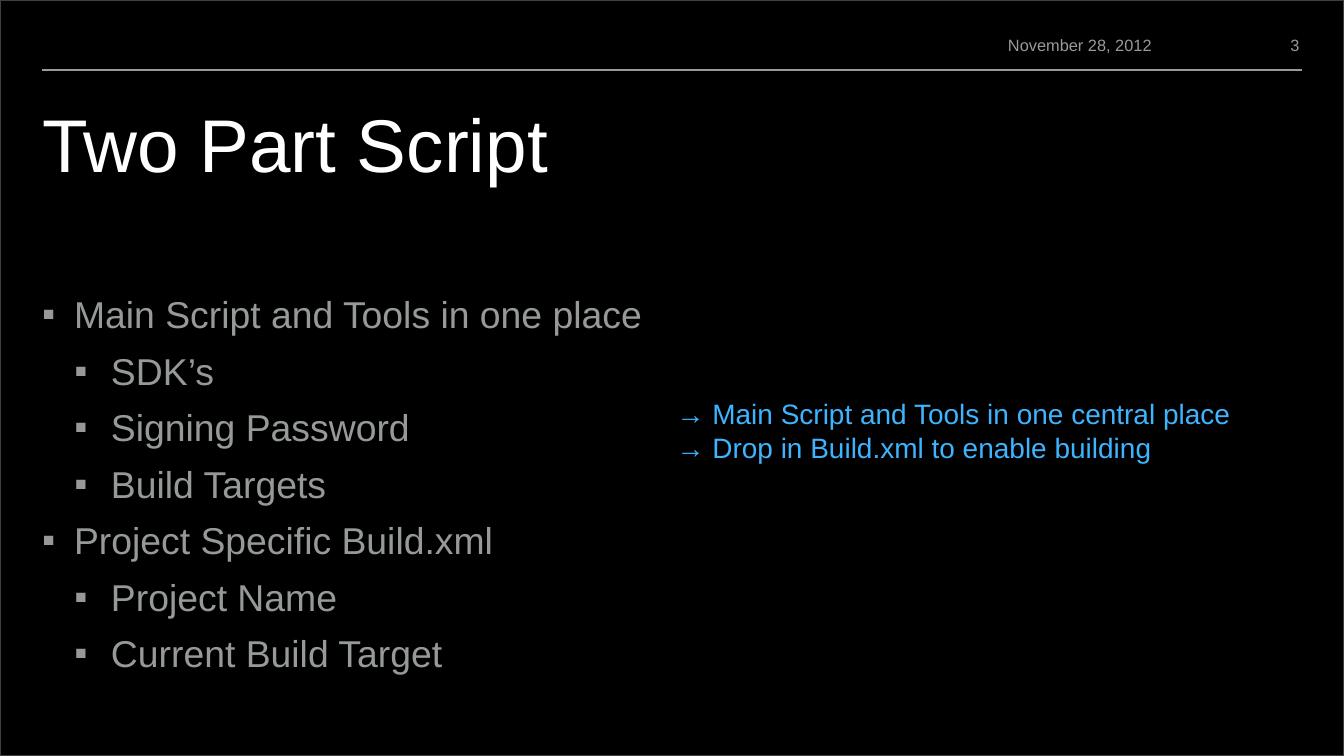
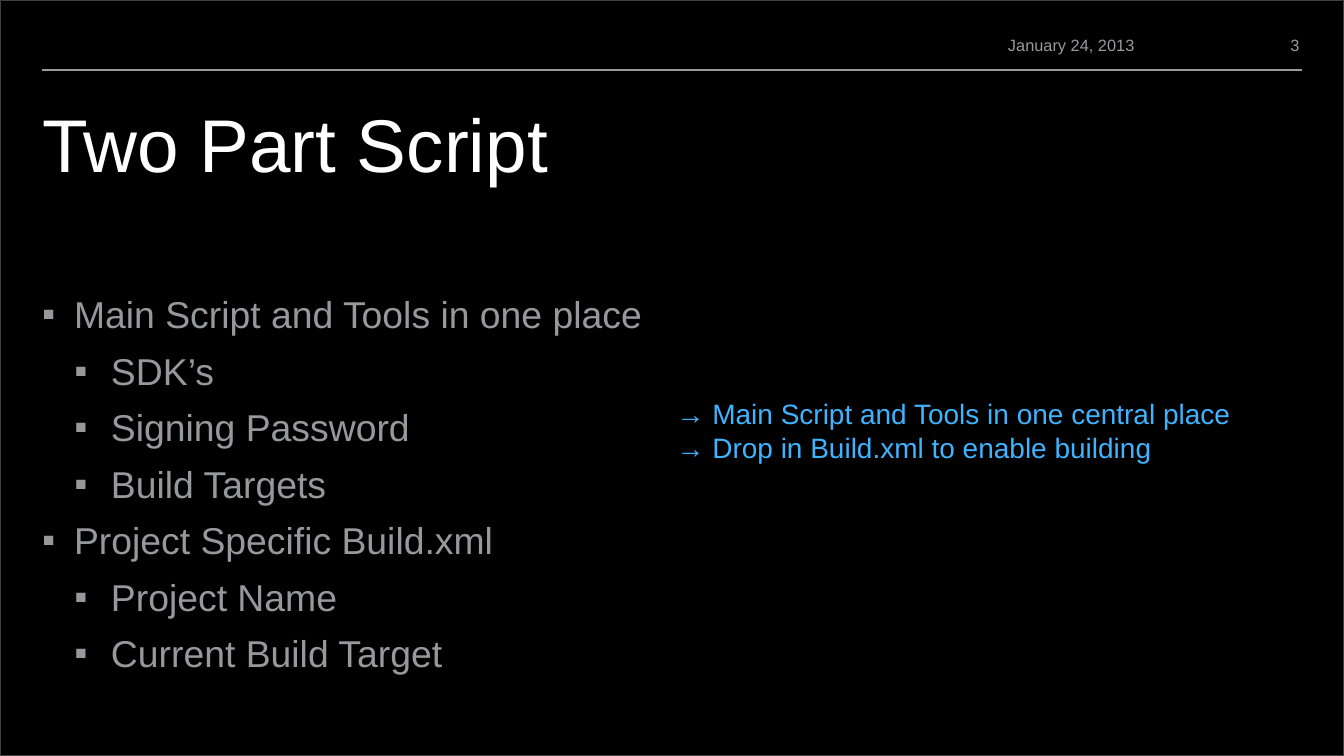
Before and after one commit to blackberry/BB10-WebWorks-Community-Samples, a slide deck: slide 3 of Ant-Build-Script/WebWorksBuildScript.pptx. Drawn at 1344x756 pixels with LibreOffice and Linux fonts; fonts in the diff are those of the drawing; background and template pictures are left out. Boxes give left, top, right and bottom in pixels: in the first picture for what was removed or moved away, otherwise in the second. Text is boxed around its words. In the diff, an @@ line names an element or a change of style, - is before the commit and + after.

```diff
--- a/Ant-Build-Script/WebWorksBuildScript.pptx
+++ b/Ant-Build-Script/WebWorksBuildScript.pptx
@@ text at [1008,39,1134,55]: text changed @@
-November 28, 2012
+January 24, 2013
```
Also in this commit, not shown: 5 other slides changed, 1 other file.
